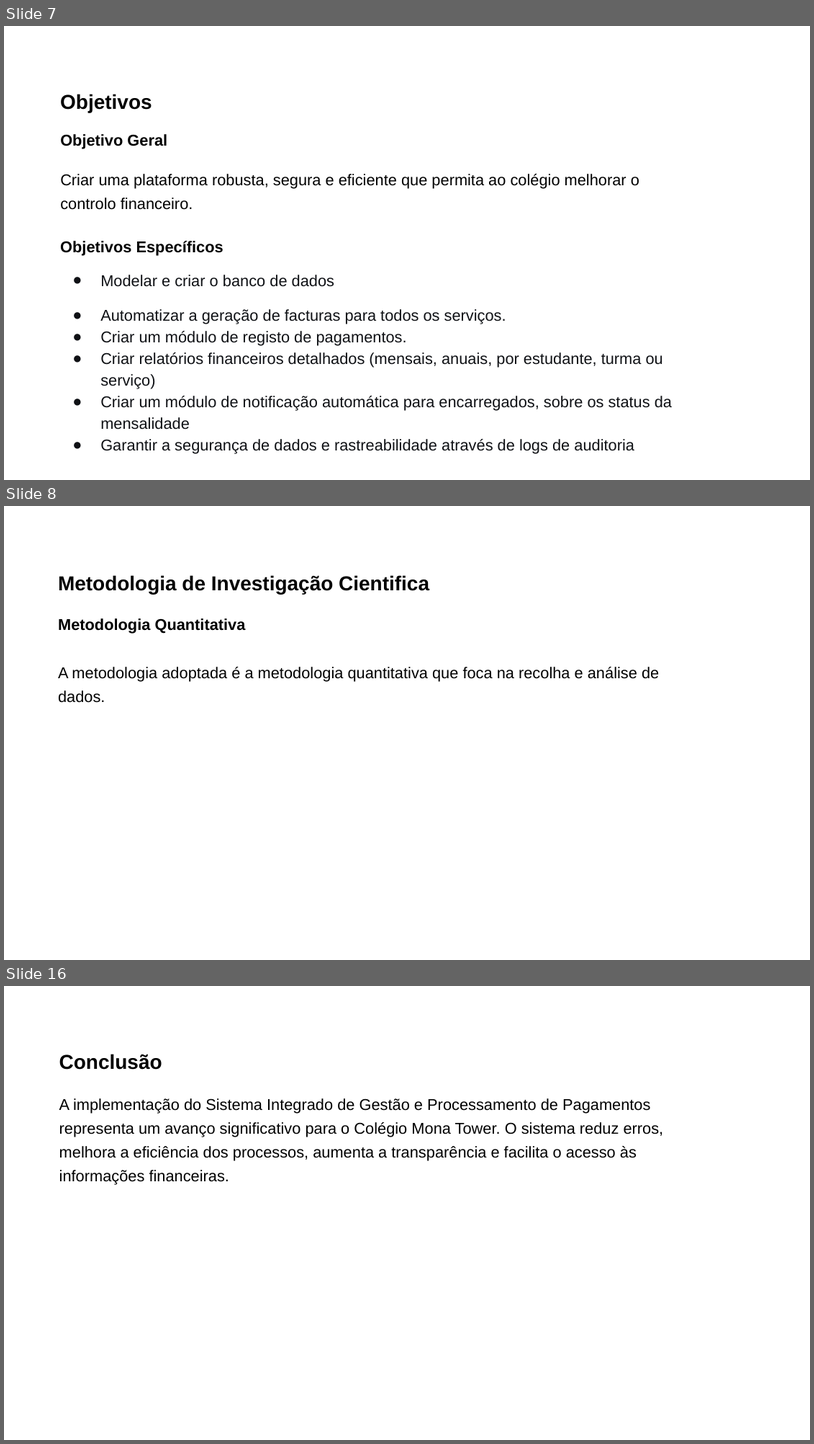
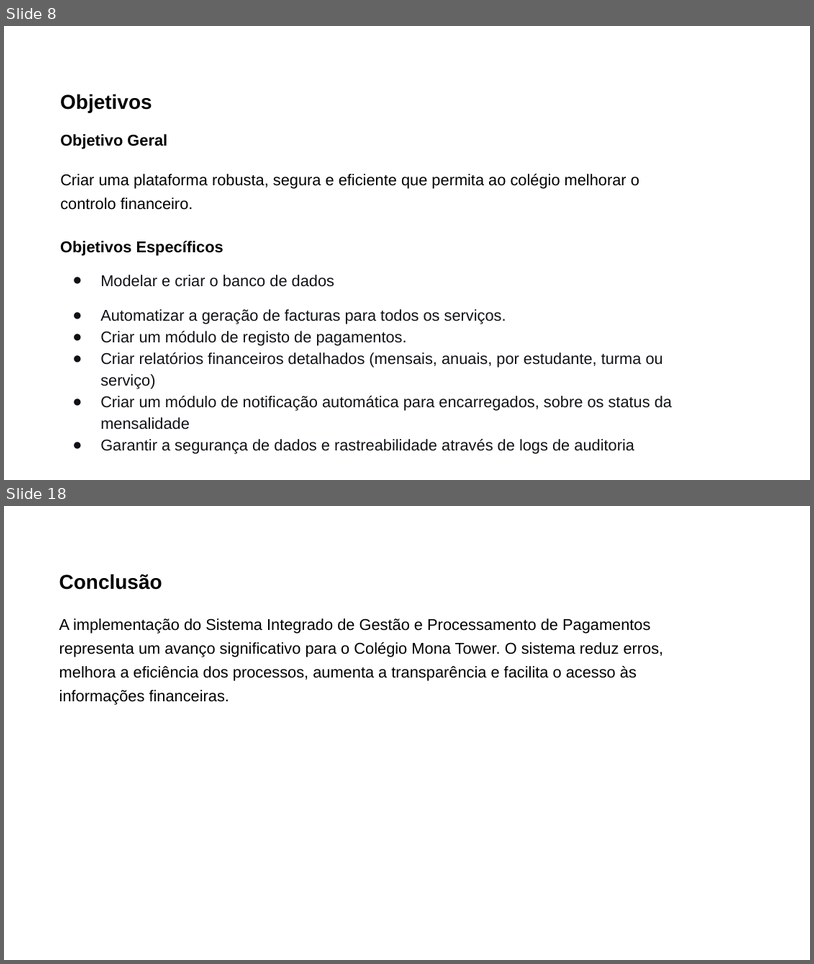
Before and after one commit to cristianoakgloria-web/Relat-rio-Slide, a slide deck: Apresentação_Cristiano&José.pptx. Shown one above the other, each under a label of ours: slides 7, 8 and 16 before the commit, slides 8 and 18 after it; the slides between them are not shown. The pictures are 814x1444 and 814x964 pixels, drawn with LibreOffice and Linux fonts; fonts in the diff are those of the drawing. Boxes give left, top, right and bottom in pixels: in the first picture for what was removed or moved away, otherwise in the second. Text is boxed around its words. In the diff, an @@ line names an element or a change of style, - is before the commit and + after.

```diff
--- a/Apresentação_Cristiano&José.pptx
+++ b/Apresentação_Cristiano&José.pptx
@@ slide 8 removed at box(4, 506, 810, 960), background #FFFFFF @@
@@ text removed at box(58, 575, 430, 594) @@
-Metodologia de Investigação Cientifica
@@ text removed at box(58, 618, 246, 633) @@
-Metodologia Quantitativa
@@ text removed at box(58, 667, 659, 703) @@
-A metodologia adoptada é a metodologia quantitativa que foca na recolha e análise de dados.
@@ what was slide 7 is now slide 8 @@
@@ what was slide 16 is now slide 18 @@
```
Also in this commit, not shown: 7 slides changed, 3 slides added, 5 other files.
